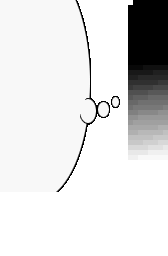
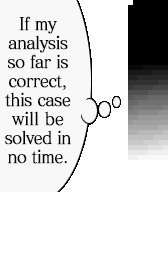
Layered file, before and after one edit (w=168, h=256). Changes by layer:
added layer "If my analysis so far is correct, this case will be solved in n" above "Layer 1" over 5, 16, 71, 164
painted on "Layer 0" over 13, 0, 121, 192
